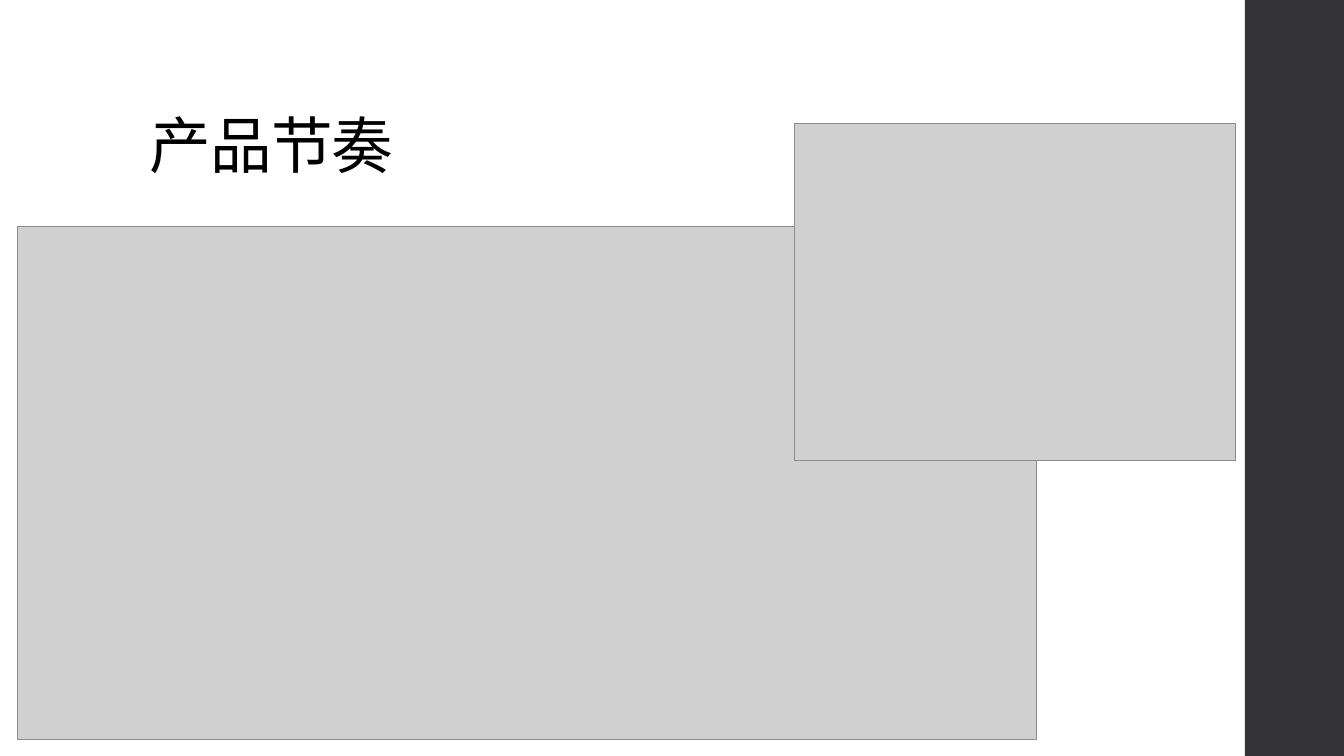
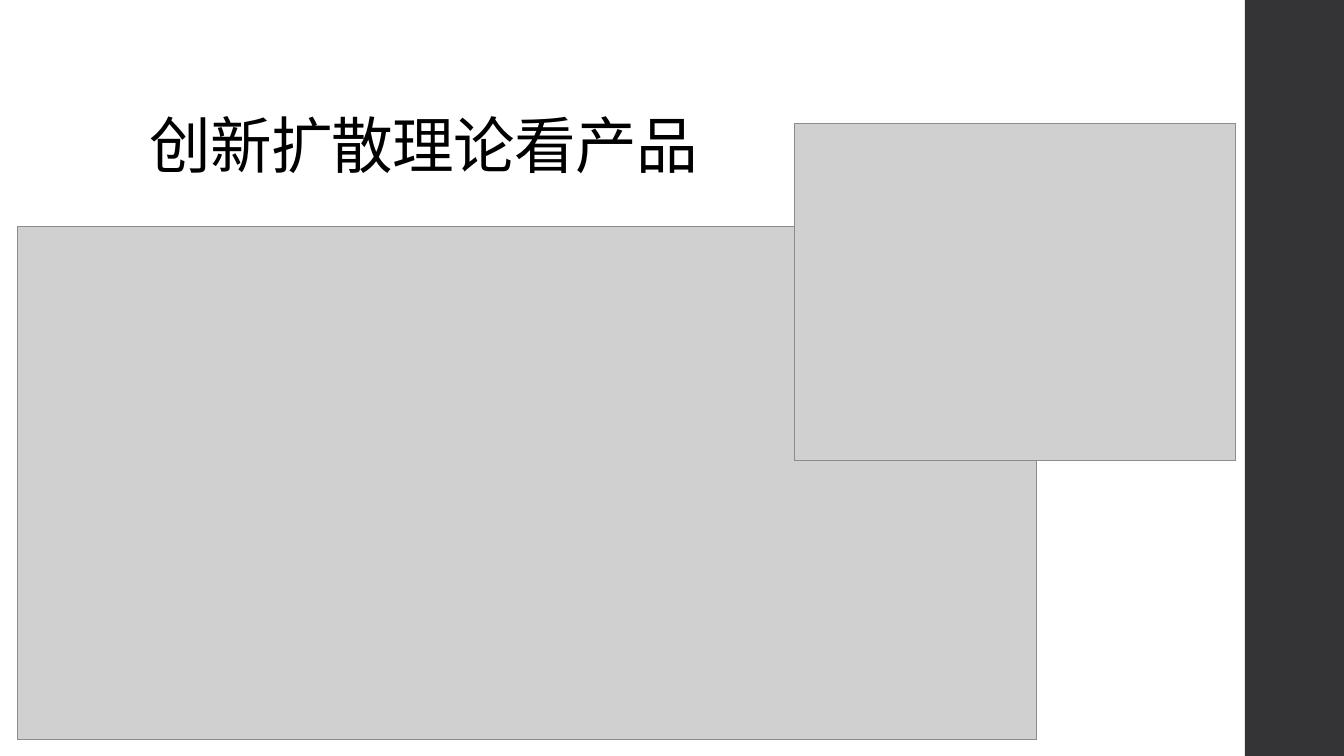
Before and after one commit to LeeRenbo/learn-xmind, a slide deck: slide 14 of 互联网思维落地.pptx. Drawn at 1344x756 pixels with LibreOffice and Linux fonts; fonts in the diff are those of the drawing; grey boxes stand for pictures. Boxes give left, top, right and bottom in pixels: in the first picture for what was removed or moved away, otherwise in the second. Text is boxed around its words. In the diff, an @@ line names an element or a change of style, - is before the commit and + after.

```diff
--- a/互联网思维落地.pptx
+++ b/互联网思维落地.pptx
@@ title at (149, 116, 698, 173): text changed @@
-产品节奏
+创新扩散理论看产品
```
Also in this commit, not shown: 5 other slides changed, 5 slides added, 3 slides removed.
